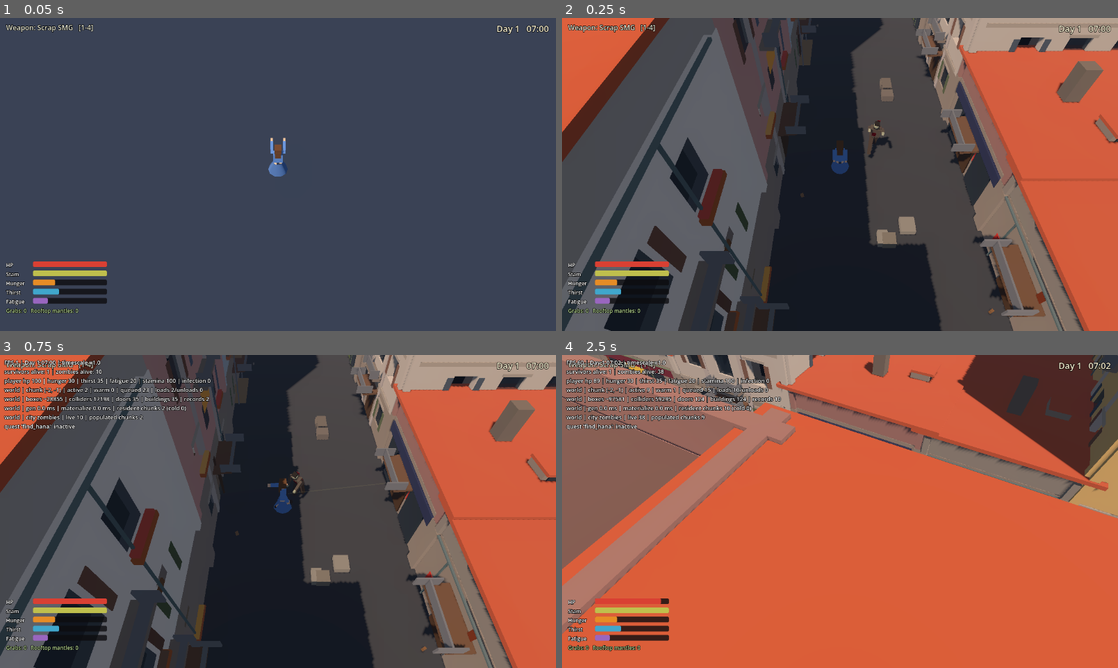
Above: before the commit, frames 1-4 (two rows, left to right).
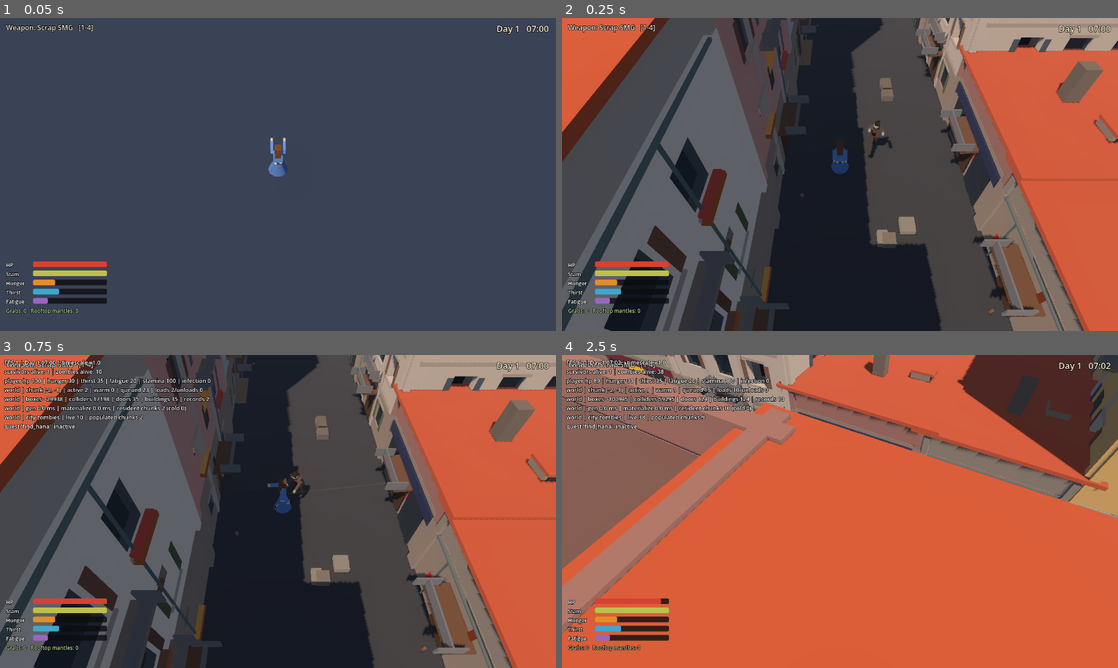
Above: after the commit, the same moments.

Repository: rumiazhari/ring-bell
Game: Godot game, scene res://world/main.tscn
Two runs of this game, one before a commit and one after it. Both use one fixed random seed, a clock stepped at 60 frames per second and the inputs below.
Inputs (mouse positions are in pixels of both pictures, inside the frame that each line leads up to):
- Up to frame 1 (0.05 s): no input
- Up to frame 2 (0.25 s): no input
- Up to frame 3 (0.75 s): tap Enter at 0.5 s; move the mouse to (400, 495) at 0.52 s; press the mouse at (400, 495) at 0.53 s; hold D (move_right) from 0.53 s (still down)
- Up to frame 4 (2.5 s): tap Space (jump) at 0.77, 1.07 s; release D (move_right) at 1.25 s; release the mouse at (962, 495) at 1.25 s; drag from (728, 527) to (812, 574) at 1.27 s; move the mouse to (895, 442) at 2.02 s; hold D (move_right) from 2.03 s (still down); hold R (camera_rotate_right) from 2.03 s (still down)

Frame 1 is identical in both runs. In frame 2, 0.3% of the frame differs, in the area x 18-70%, y 0-100%; in frame 3, 0.3%; in frame 4, 0.4%, in the area x 8-40%, y 6-16%.

Commit message:
[autopilot] iter 43: Phase AC Prague window stone sills below historic windows — thin 1.39x0.09x0.06 ledge at WIN_SILL with top flush, deterministic per WorldSeed sill_stone per window, visual-only, gated historic >=5.0, stone a8a098 lerp 0.10, layer f* tagged sill; citytest + smoke green (0 failures); 1 new assertion passes

Diff:
--- a/debug/world_test.gd
+++ b/debug/world_test.gd
@@ -195,6 +195,8 @@
 		_test_facade_flowerbox())
 	_check("facade window trim: Prague stone lintels above historic windows (deterministic)",
 		_test_facade_window_trim())
+	_check("facade window sills: Prague stone sill ledges below historic windows (deterministic)",
+		_test_facade_sills())
 
 
 # --- 24: Flat-roof prop dressing -----------------------------------------------
@@ -824,6 +826,15 @@
 	var out: Array = []
 	for s: Dictionary in b.specs():
 		if String(s.get("building_id", "")) != "trim":
+			continue
+		out.append(s)
+	return out
+
+## Visual-only boxes tagged "sill" (Phase AC Prague window stone sills).
+func _collect_sill(b: MeshBatcher) -> Array:
+	var out: Array = []
+	for s: Dictionary in b.specs():
+		if String(s.get("building_id", "")) != "sill":
 			continue
 		out.append(s)
 	return out
@@ -2183,6 +2194,137 @@
 			break
 	if not hist_hit:
 		print("[CityTest] trim: no historic chunk in ring had trim")
+		return false
+	return true
+
+
+# --- 24k7: Facade window sills (Phase AC) — Prague stone sill ledges below windows --
+func _test_facade_sills() -> bool:
+	# Historic long facades should grow stone sill ledges below window sills:
+	# each qualifying window (per side/floor/window via WorldSeed "sill_stone"
+	# with SILL_PROB 0.60) grows a stone sill (WIN_W+0.24=1.39 x SILL_H 0.09
+	# x SILL_T 0.06, thin slab protruding beyond the wall) sitting with its TOP
+	# flush to the window sill (WIN_SILL) at y = floor*FH+WIN_SILL - H/2 +0.015.
+	# Visual-only, deterministic, gated to historic >=5.0.
+	var base := {
+		"rect": Rect2(0, 0, 12, 10),
+		"floor_h": 3.0,
+		"floors": 3,
+		"id": "silltest",
+		"door_edge": 0,
+		"district": "historic",
+		"plaza_adjacent": true,
+		"style": {"wall": 1, "roof": 2, "attic": false},
+	}
+	var found_spec: Dictionary = {}
+	var found: Array = []
+	for try_id in ["silltest", "silltest2", "silltest3", "silltest4", "silltest5", "silltest6", "silltest7", "silltest8"]:
+		var s := base.duplicate(true)
+		s["id"] = try_id
+		var b_try := MeshBatcher.new()
+		BuildingBuilder.build(b_try, s)
+		var got := _collect_sill(b_try)
+		if not got.is_empty():
+			found_spec = s
+			found = got
+			break
+	if found.is_empty():
+		print("[CityTest] sill: historic building grew no stone sills (tried 8 ids)")
+		return false
+	var fh: float = float(found_spec["floor_h"])
+	var sill_w := BuildingBuilder.WIN_W + BuildingBuilder.SILL_W_EXTRA
+	var sill_h := BuildingBuilder.SILL_H
+	var sill_t := BuildingBuilder.SILL_T
+	for s: Dictionary in found:
+		var pos: Vector3 = s["pos"]
+		var sz: Vector3 = s["size"]
+		if bool(s["collide"]):
+			print("[CityTest] sill: must be visual-only at %s" % [pos])
+			return false
+		if StringName(s["material"]) != &"":
+			print("[CityTest] sill: material %s != empty (visual)" % [s["material"]])
+			return false
+		if String(s.get("building_id", "")) != "sill":
+			print("[CityTest] sill: building_id %s != sill" % [s.get("building_id", "")])
+			return false
+		if absf(sz.y - sill_h) > 0.015:
+			print("[CityTest] sill: height %.3f != %.3f at %s" % [sz.y, sill_h, pos])
+			return false
+		# planar dimensions: width sill_w vs thickness sill_t
+		var w_ok := absf(sz.x - sill_w) < 0.015 or absf(sz.z - sill_w) < 0.015
+		var t_ok := absf(sz.x - sill_t) < 0.015 or absf(sz.z - sill_t) < 0.015
+		if not w_ok or not t_ok:
+			print("[CityTest] sill: size %s not %.2f x %.2f at %s" % [sz, sill_w, sill_t, pos])
+			return false
+		# Must sit just outside a wall face
+		var ox := pos.x - sz.x * 0.5
+		var ox2 := pos.x + sz.x * 0.5
+		var oz := pos.z - sz.z * 0.5
+		var oz2 := pos.z + sz.z * 0.5
+		var near_wall := (ox2 > -0.12 and ox < 0.12) or (ox2 > 12.0 - 0.12 and ox < 12.0 + 0.12) or (oz2 > -0.12 and oz < 0.12) or (oz2 > 10.0 - 0.12 and oz < 10.0 + 0.12)
+		if not near_wall:
+			print("[CityTest] sill: not on wall face at %s sz %s" % [pos, sz])
+			return false
+		# Y must be at sill line: floor*FH + WIN_SILL - H/2 +0.015
+		var floor_i := int(floor(pos.y / fh + 0.001))
+		var expected_y := float(floor_i) * fh + BuildingBuilder.WIN_SILL - sill_h * 0.5 + 0.015
+		if absf(pos.y - expected_y) > 0.025:
+			print("[CityTest] sill: y %.3f != expected %.3f (floor %d) at %s" % [pos.y, expected_y, floor_i, pos])
+			return false
+		var col: Color = s["color"]
+		if col.a < 0.9:
+			print("[CityTest] sill: unexpected alpha %f" % col.a)
+			return false
+	if found.size() < 1:
+		print("[CityTest] sill: count %d < 1" % found.size())
+		return false
+	# Determinism: rebuild identical.
+	var b2 := MeshBatcher.new()
+	BuildingBuilder.build(b2, found_spec)
+	var got2 := _collect_sill(b2)
+	if found.size() != got2.size():
+		print("[CityTest] sill: nondeterministic count %d vs %d" % [found.size(), got2.size()])
+		return false
+	for i in found.size():
+		if found[i]["pos"] != got2[i]["pos"] or found[i]["size"] != got2[i]["size"] or found[i]["color"] != got2[i]["color"]:
+			print("[CityTest] sill: nondeterministic box %d" % i)
+			return false
+	# Gating: non-historic building must grow none.
+	var nonhist := base.duplicate(true)
+	nonhist["id"] = "sill-nonhist"
+	nonhist["district"] = "outer"
+	var b3 := MeshBatcher.new()
+	BuildingBuilder.build(b3, nonhist)
+	if not _collect_sill(b3).is_empty():
+		print("[CityTest] sill: non-historic building wrongly grew %d" % _collect_sill(b3).size())
+		return false
+	# Gating: tiny facade (< MIN_SIDE) must grow none.
+	var tiny := {
+		"rect": Rect2(0, 0, 4, 4),
+		"floor_h": 3.0, "floors": 3, "id": "sill-tiny",
+		"door_edge": 0, "district": "historic", "plaza_adjacent": true,
+		"style": {"wall": 1, "roof": 2, "attic": false},
+	}
+	var b4b := MeshBatcher.new()
+	BuildingBuilder.build(b4b, tiny)
+	if not _collect_sill(b4b).is_empty():
+		print("[CityTest] sill: tiny-facade building wrongly grew sills")
+		return false
+	# Spot check city chunks: historic ring should have sills
+	var plan := CityPlan.new()
+	var hist_hit := false
+	for coord in [Vector2i(0, 0), Vector2i(1, 0), Vector2i(0, 1), Vector2i(-1, 0)]:
+		var b_hist := MeshBatcher.new()
+		ChunkBuilder.fill_batcher(b_hist, plan, coord)
+		var sg := 0
+		for sp: Dictionary in b_hist.specs():
+			if String(sp.get("building_id", "")) == "sill":
+				sg += 1
+		if sg > 0:
+			hist_hit = true
+			break
+	if not hist_hit:
+		print("[CityTest] sill: no historic chunk in ring had sills")
 		return false
 	return true
 
--- a/world/generation/building_builder.gd
+++ b/world/generation/building_builder.gd
@@ -158,6 +158,13 @@
 const WINDOW_TRIM_H := 0.14            # header height
 const WINDOW_TRIM_MIN_SIDE := 5.0      # skip on facades shorter than this
 const WINDOW_TRIM_PROB := 0.58         # chance a historic window grows a stone lintel
+
+# --- Phase AC: Prague window stone sills (sill ledge below historic windows) --
+const SILL_T := 0.06                   # thin stone sill thickness protruding beyond wall
+const SILL_W_EXTRA := 0.24             # width beyond WIN_W (WIN_W 1.15 -> 1.39)
+const SILL_H := 0.09                   # sill ledge height (thinner than lintel)
+const SILL_MIN_SIDE := 5.0             # skip on facades shorter than this
+const SILL_PROB := 0.60                # chance a historic window grows a stone sill
 
 # Prague-flavored placeholder palettes.
 const WALL_COLORS := [
@@ -381,6 +388,14 @@
 	# window_trim, gated to historic + long facade. Gives the Prague core its
 	# classic stone window headers without touching collision.
 	_facade_window_trim(b, off, w, d, fh, n, tag, spec)
+
+	# Phase AC: Prague window stone sills — stone sill ledge below historic windows,
+	# visual-only thin stone slabs (SILL_T 0.06 x SILL_H 0.09, width WIN_W+0.24=1.39)
+	# pressed just outside the wall at the sill line, deterministic per (building,
+	# side, floor, window) via WorldSeed sill_stone, gated to historic + long
+	# facade. Gives every qualifying window a crisp stone sill without touching
+	# collision or the window glass itself.
+	_facade_sill_ledges(b, off, w, d, fh, n, tag, spec)
 
 	# --- staircase --------------------------------------------------------------
 	var guard_on_east := true
@@ -1231,6 +1246,59 @@
 				b.push_layer(tag + ":f%d" % f_idx)
 				b.add_box_rotated(off + Vector3(cx, cy, cz),
 						Vector3(aw, WINDOW_TRIM_H, ad), Basis.IDENTITY, stone_c, false, false, &"", "trim", f_idx)
+				b.pop_layer()
+
+## Phase AC: Prague window stone sills — sill ledge below historic windows.
+## Visual-only thin stone slabs (SILL_H 0.09 x SILL_T 0.06,
+## width WIN_W 1.15 + 0.24 = 1.39) pressed just outside the wall at the sill
+## line, directly under each window opening. Deterministic per (building, side,
+## floor, window) via WorldSeed "sill_stone", gated to historic + long facade
+## (>=5.0). Each qualifying window rolls SILL_PROB 0.60 independently; on success
+## it grows a stone sill ledge whose TOP sits flush with the window sill
+## (WIN_SILL), visual-only, no collision. Mirrors the window layout computed by
+## _facade_with_openings so sills sit exactly under glass.
+static func _facade_sill_ledges(b: MeshBatcher, off: Vector3, w: float, d: float,
+		fh: float, n: int, tag: String, spec: Dictionary) -> void:
+	if str(spec.get("district", "")) != "historic":
+		return
+	var door_edge: int = int(spec.get("door_edge", 0))
+	var sill_w := WIN_W + SILL_W_EXTRA
+	for f_idx in n:
+		var y0 := f_idx * fh
+		# sill top flush with window sill: center = y0 + WIN_SILL - SILL_H/2
+		var cy := y0 + WIN_SILL - SILL_H * 0.5 + 0.015
+		for side in 4:
+			var length := w if (side == 0 or side == 2) else d
+			if length < SILL_MIN_SIDE:
+				continue
+			var is_entrance_side := (side == door_edge) and f_idx == 0
+			var count := int(floor((length - 1.6) / WIN_SPACING))
+			var win_centers: Array[float] = []
+			for i in count:
+				var t := length * 0.5 + (float(i) - (count - 1) * 0.5) * WIN_SPACING
+				if is_entrance_side and absf(t - length * 0.5) < DOOR_W * 0.5 + 0.9:
+					continue
+				win_centers.append(t)
+			for win_idx in win_centers.size():
+				var t_center: float = win_centers[win_idx]
+				var rng := WorldSeed.rng_for("sill_stone", [WorldSeed.str_hash(tag), side * 1000 + f_idx * 100 + win_idx])
+				if rng.randf() >= SILL_PROB:
+					continue
+				var stone_c := Color("a8a098").lightened(rng.randf_range(-0.05, 0.06)).darkened(0.03)
+				stone_c = stone_c.lerp(Color(0.64, 0.63, 0.60), 0.10)
+				var eps := 0.045
+				var cx: float = 0.0
+				var cz: float = 0.0
+				var aw: float = 0.0
+				var ad: float = 0.0
+				match side:
+					0: cx = t_center; cz = -SILL_T * 0.5 - eps; aw = sill_w; ad = SILL_T
+					1: cx = w + SILL_T * 0.5 + eps; cz = t_center; aw = SILL_T; ad = sill_w
+					2: cx = t_center; cz = d + SILL_T * 0.5 + eps; aw = sill_w; ad = SILL_T
+					_: cx = -SILL_T * 0.5 - eps; cz = t_center; aw = SILL_T; ad = sill_w
+				b.push_layer(tag + ":f%d" % f_idx)
+				b.add_box_rotated(off + Vector3(cx, cy, cz),
+						Vector3(aw, SILL_H, ad), Basis.IDENTITY, stone_c, false, false, &"", "sill", f_idx)
 				b.pop_layer()
 
 ## One facade:
Not shown, changed: AUTOPILOT_STATE.md
